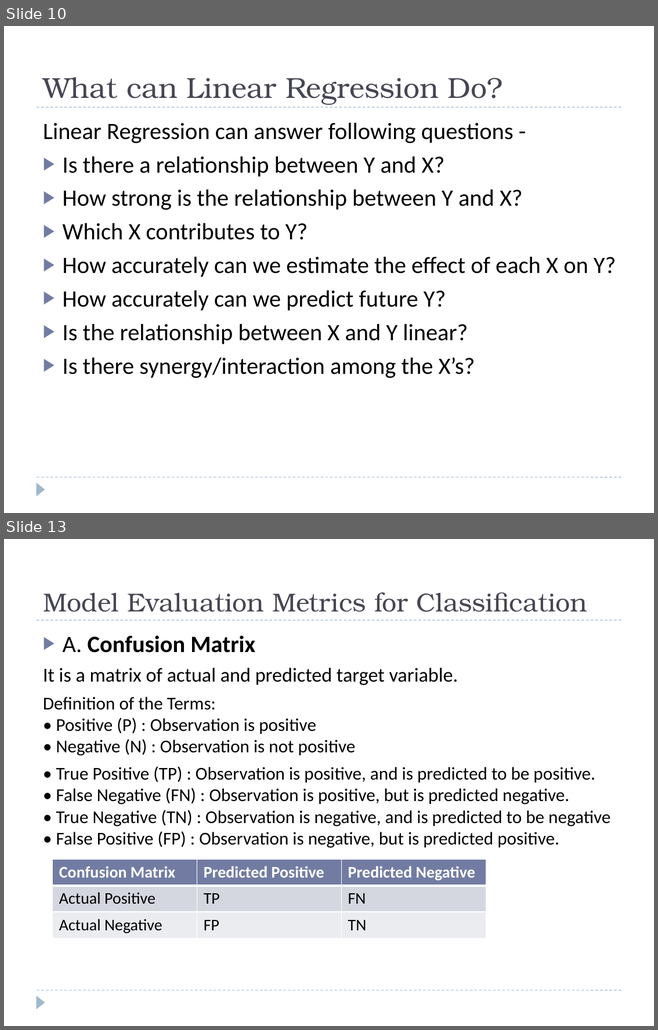
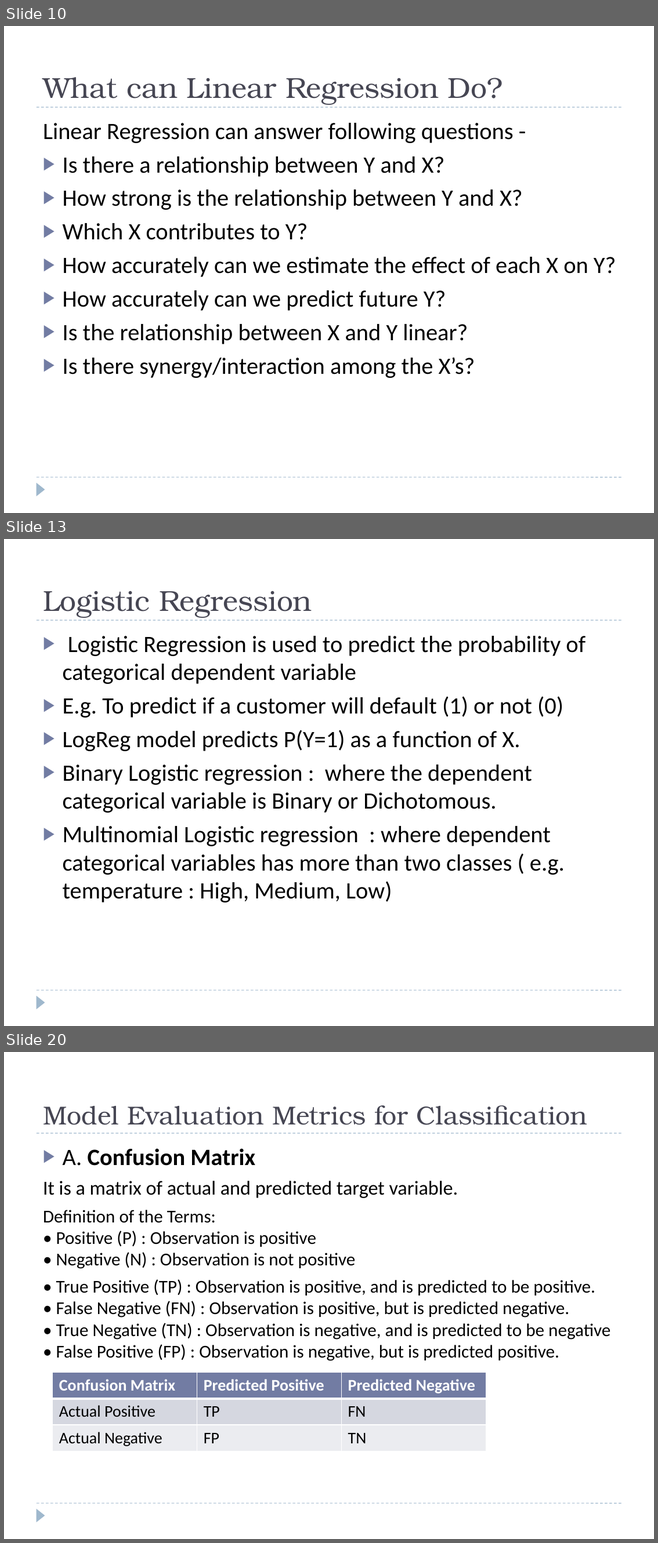
Before and after one commit to Vishnu1183/Data-Science-Tutorials, a slide deck: Regression-Analysis.pptx. Shown one above the other, each under a label of ours: slides 10 and 13 before the commit, slides 10, 13 and 20 after it; the slides between them are not shown. The pictures are 658x1030 and 658x1543 pixels, drawn with LibreOffice and Linux fonts; fonts in the diff are those of the drawing. Boxes give left, top, right and bottom in pixels: in the first picture for what was removed or moved away, otherwise in the second. Text is boxed around its words. In the diff, an @@ line names an element or a change of style, - is before the commit and + after.

```diff
--- a/Regression-Analysis.pptx
+++ b/Regression-Analysis.pptx
@@ slide 13 added at box(4, 539, 654, 1026), background #FFFFFF; not listed: 3 template elements that a slide beside it also shows @@
@@ title added at box(43, 591, 312, 618), 32 pt, text #464653 @@
+Logistic Regression
@@ text added at box(63, 636, 585, 903), 26 pt, text #000000 @@
+▶ Logistic Regression is used to predict the probability of categorical dependent variable
+▶ E.g. To predict if a customer will default (1) or not (0)
+▶ LogReg model predicts P(Y=1) as a function of X.
+▶ Binary Logistic regression : where the dependent categorical variable is Binary or Dichotomous.
+▶ Multinomial Logistic regression : where dependent categorical variables has more than two classes ( e.g. temperature : High, Medium, Low)
@@ what was slide 13 is now slide 20 @@
```
Also in this commit, not shown: 3 slides changed, 6 other slides added, 1 other file.
